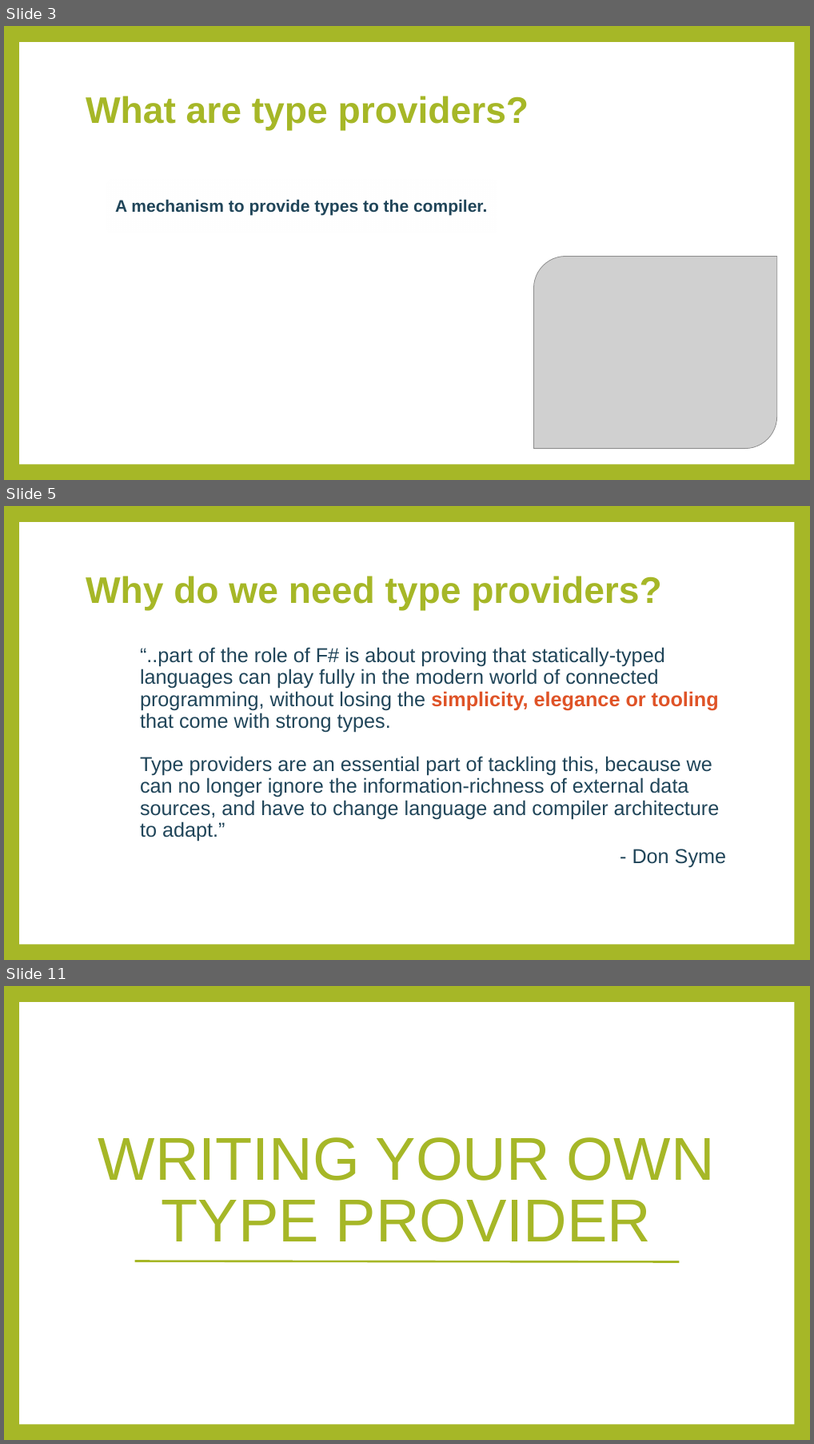
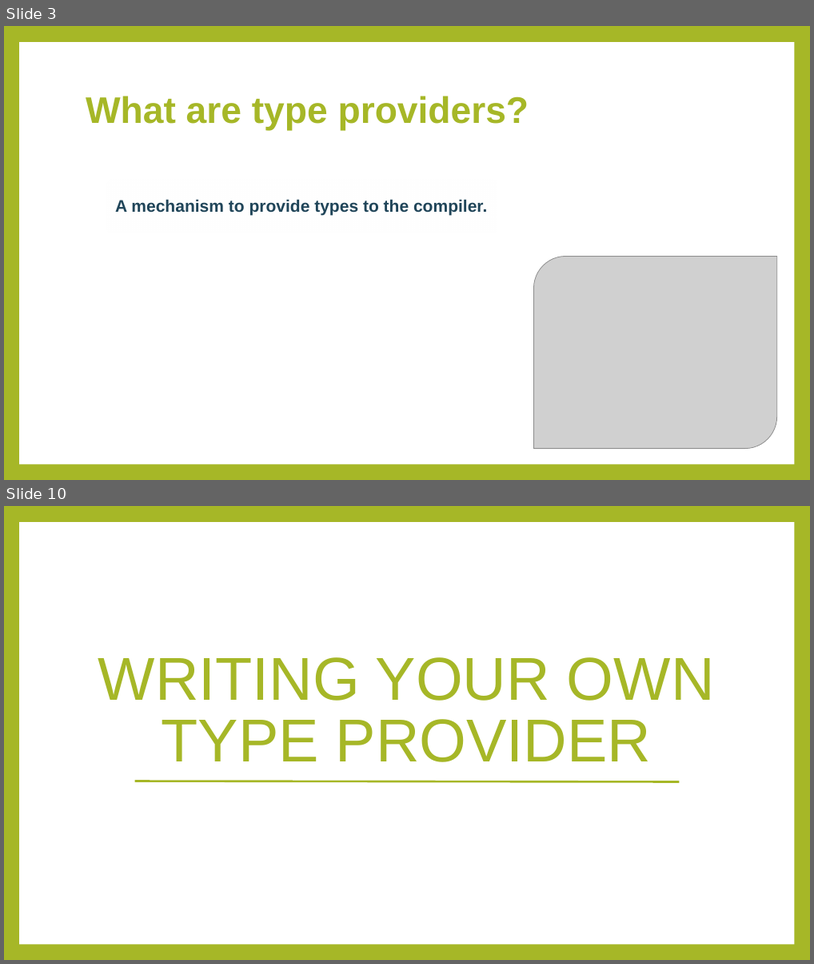
Before and after one commit to rachelblasucci/Current-Talks, a slide deck: Type Providers/Type Providers.pptx. Shown one above the other, each under a label of ours: slides 3, 5 and 11 before the commit, slides 3 and 10 after it; the slides between them are not shown. The pictures are 814x1444 and 814x964 pixels, drawn with LibreOffice and Linux fonts; fonts in the diff are those of the drawing; grey boxes stand for pictures. Boxes give left, top, right and bottom in pixels: in the first picture for what was removed or moved away, otherwise in the second. Text is boxed around its words. In the diff, an @@ line names an element or a change of style, - is before the commit and + after.

```diff
--- a/Type Providers/Type Providers.pptx
+++ b/Type Providers/Type Providers.pptx
@@ slide 5 removed at (4,506,810,960), background #A6B727; not listed: 1 template element that a slide beside it also shows @@
@@ title removed at (80,547,733,636) @@
-Why do we need type providers?
@@ text removed at (140,647,726,868) @@
-      “..part of the role of F# is about proving that statically-typed languages can play fully in the modern world of connected programming, without losing the simplicity, elegance or tooling that come with strong types.
-      Type providers are an essential part of tackling this, because we can no longer ignore the information-richness of external data sources, and have to change language and compiler architecture to adapt.”
-      - Don Syme
@@ what was slide 11 is now slide 10 @@
```
Also in this commit, not shown: 8 slides changed, 1 slide added, 2 other slides removed.
